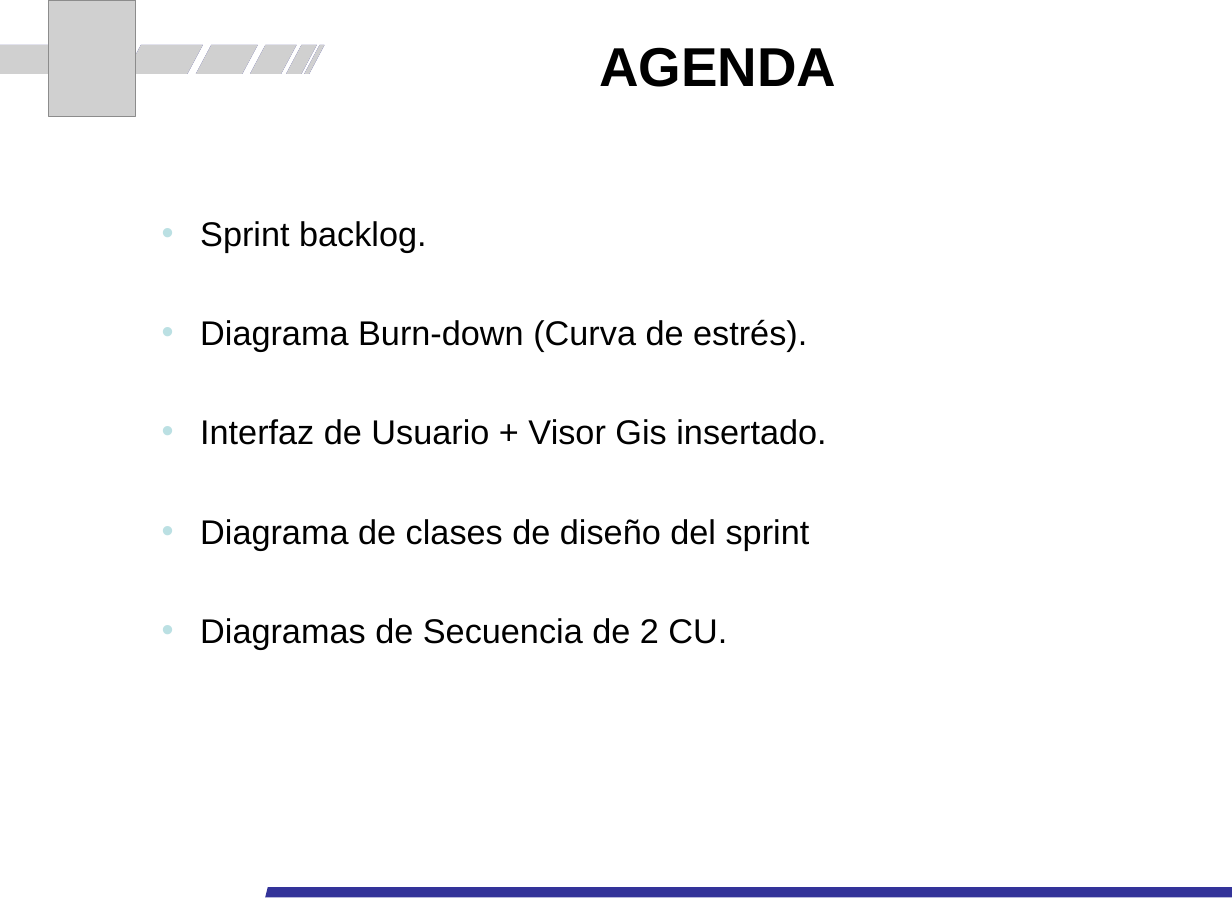
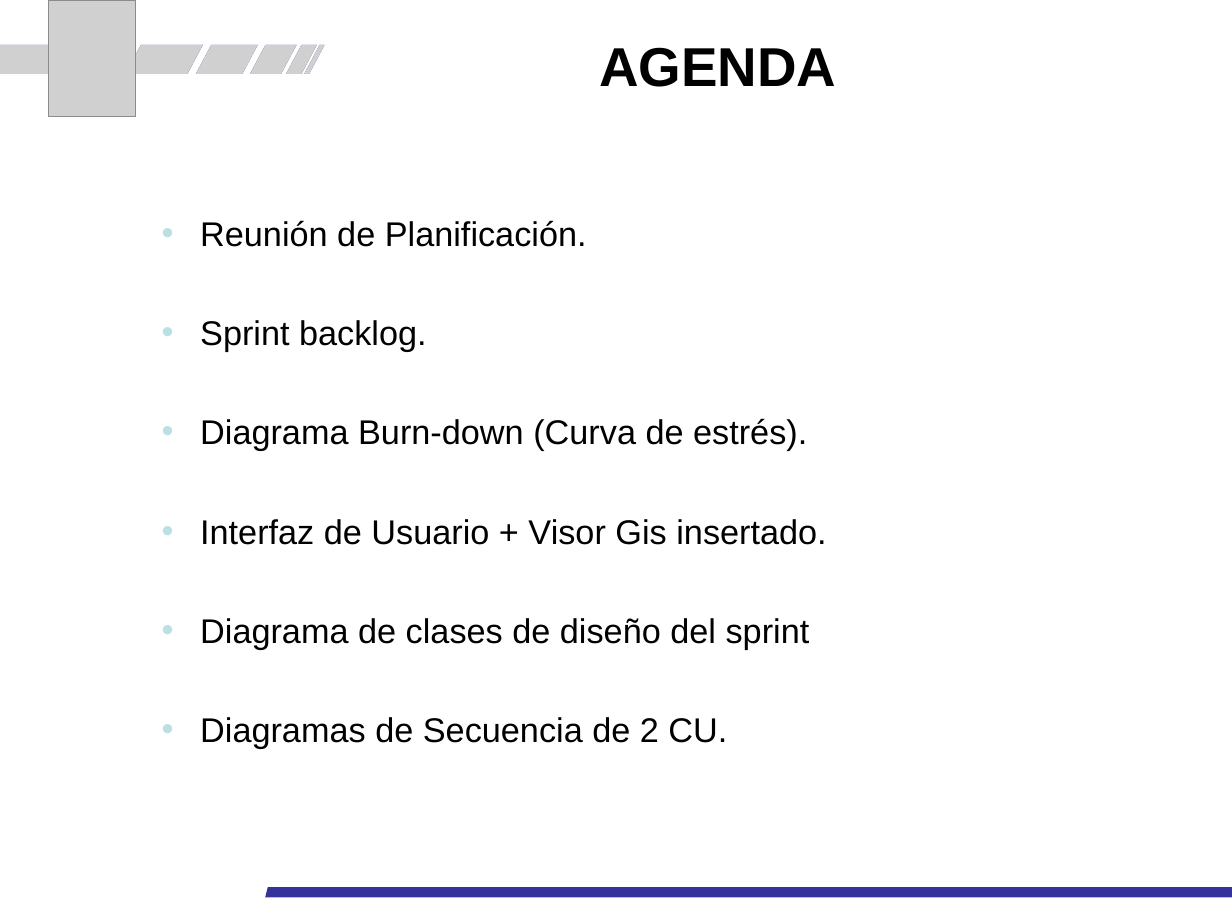
Before and after one commit to pquella/buscaminas, a slide deck: slide 2 of PrimerSprint/Presentación_PrimerSprint_AGNEX.pptx. Drawn at 1232x924 pixels with LibreOffice and Linux fonts; fonts in the diff are those of the drawing; grey boxes stand for pictures. Boxes give left, top, right and bottom in pixels: in the first picture for what was removed or moved away, otherwise in the second. Text is boxed around its words. In the diff, an @@ line names an element or a change of style, - is before the commit and + after.

```diff
--- a/PrimerSprint/Presentación_PrimerSprint_AGNEX.pptx
+++ b/PrimerSprint/Presentación_PrimerSprint_AGNEX.pptx
@@ text at (200,220,587,247): paragraph added @@
+• Reunión de Planificación.
```
Also in this commit, not shown: 1 other slide changed, 1 slide added.
